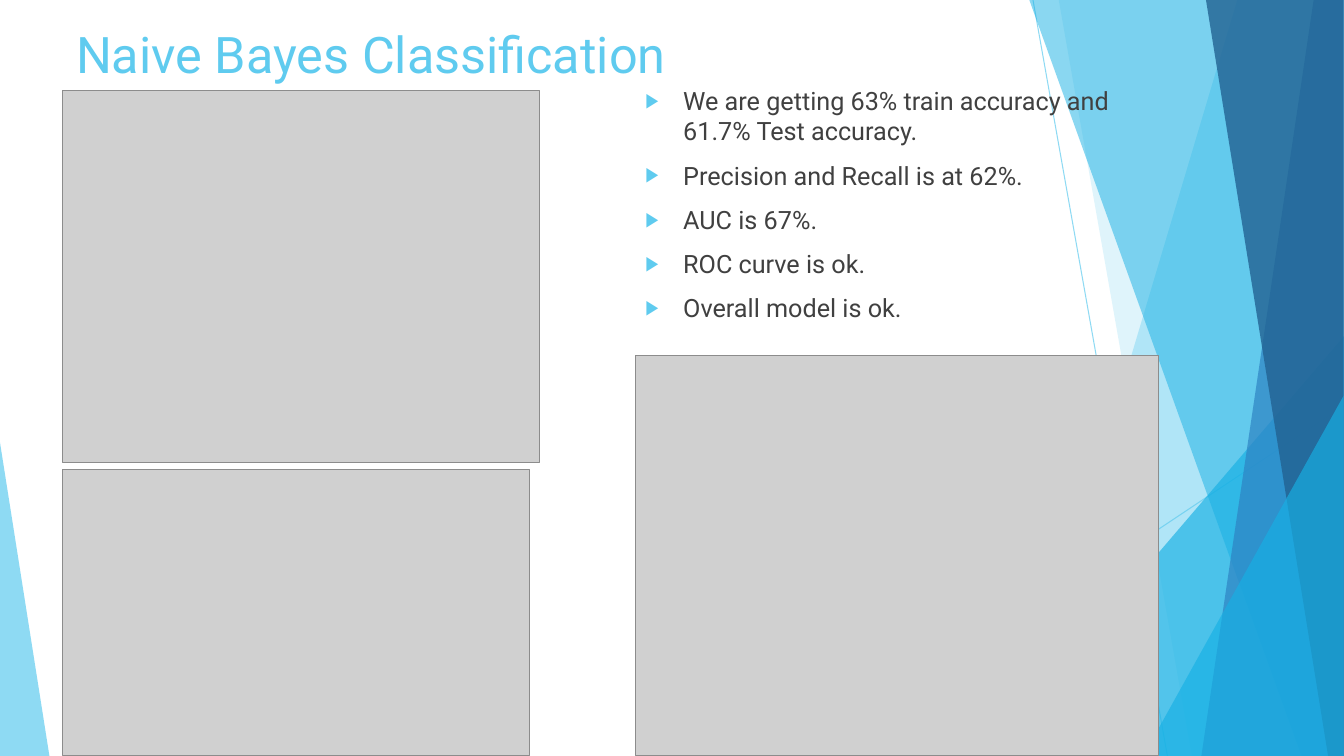
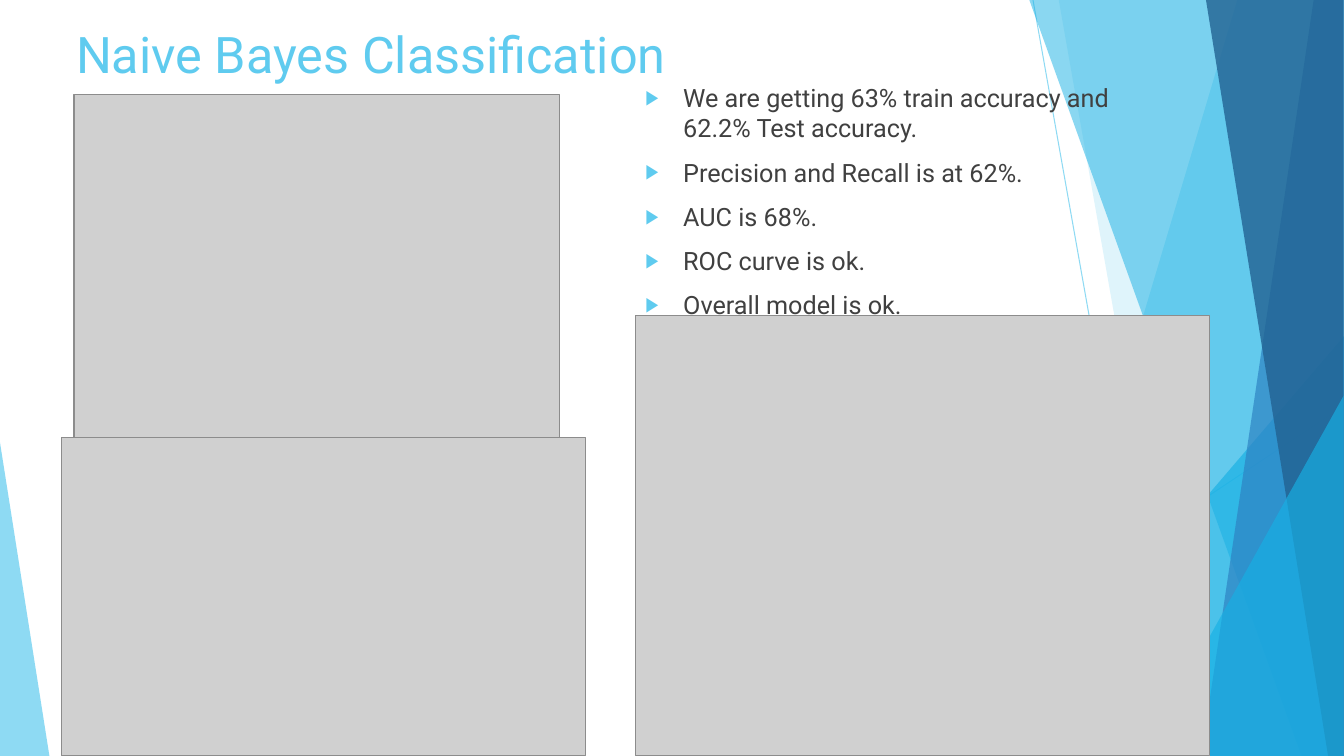
Before and after one commit to meghrajkonduskar/In-Drive-Coupon-Recommendation-Project, a slide deck: slide 18 of In Drive Coupon Recommendation.pptx. Drawn at 1344x756 pixels with LibreOffice and Linux fonts; fonts in the diff are those of the drawing; grey boxes stand for pictures. Boxes give left, top, right and bottom in pixels: in the first picture for what was removed or moved away, otherwise in the second. Text is boxed around its words. In the diff, an @@ line names an element or a change of style, - is before the commit and + after.

```diff
--- a/In Drive Coupon Recommendation.pptx
+++ b/In Drive Coupon Recommendation.pptx
@@ text at box(683, 84, 1109, 143): text changed @@
-▶ We are getting 63% train accuracy and 61.7% Test accuracy.
+▶ We are getting 63% train accuracy and 62.2% Test accuracy.
@@ picture: place and size @@
-picture at box(63, 91, 539, 462)
+picture at box(74, 95, 560, 470)
@@ text at box(683, 208, 817, 227): text changed @@
-▶ AUC is 67%.
+▶ AUC is 68%.
@@ picture: place and size @@
-picture at box(635, 355, 1158, 756)
+picture at box(635, 316, 1210, 756)
@@ picture: place and size @@
-picture at box(63, 470, 529, 756)
+picture at box(62, 438, 586, 756)
```
Also in this commit, not shown: 10 other slides changed, 1 slide added, 22 other files.
